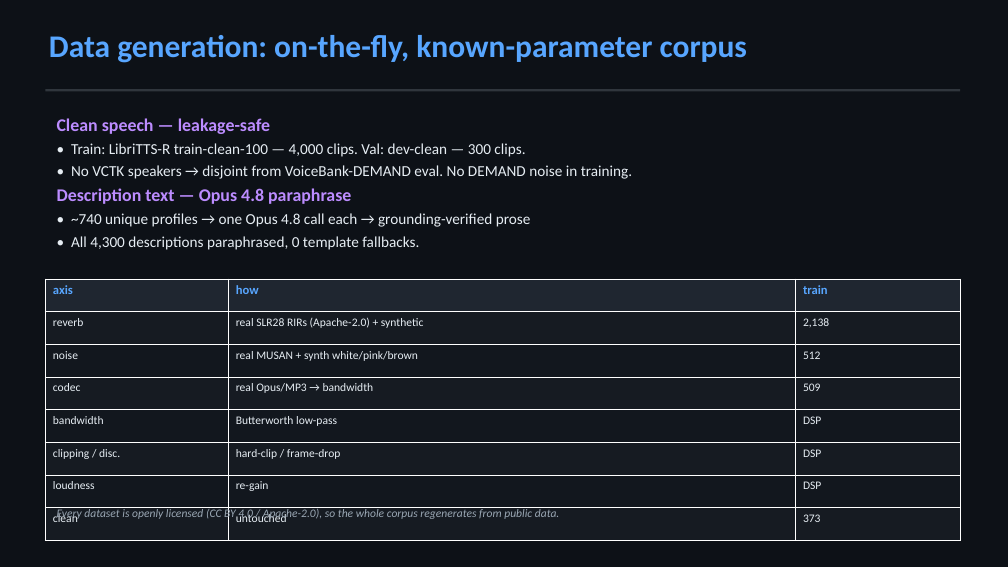
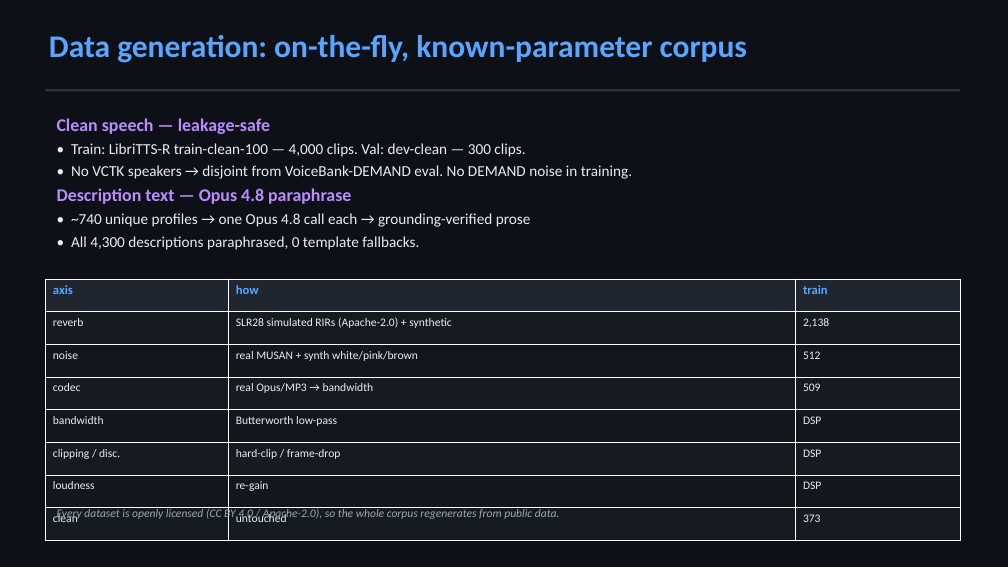
Before and after one commit to LarocheC/llm-sqa, a slide deck: slide 8 of experiments/results/planb_deck.pptx. Drawn at 1008x567 pixels with LibreOffice and Linux fonts; fonts in the diff are those of the drawing. Boxes give left, top, right and bottom in pixels: in the first picture for what was removed or moved away, otherwise in the second. Text is boxed around its words. In the diff, an @@ line names an element or a change of style, - is before the commit and + after.

Commit message:
Correct an overclaim: the "real-reverb" control tested SIMULATED RIRs
The control that decided the reverb question sampled the RIR pool uniformly. SLR28 is
~60,000 simulated (image-method) responses vs ~320 genuinely measured ones, so it drew
only simulated RIRs -- while the code, the docs, the deck and the model card all called
them "real". The claim "open tracks perceived quality ~2x better on real rooms" was
therefore not supported.

Re-run with a filter that keeps only measured responses (RWCP / Aachen AIR / REVERB),
96 clips x 12 RIRs, held out from BOTH models. Scored against PESQ:

    synthetic exp-decay (our generator)          v3 +0.610   open +0.391
    SLR28 simulated (open TRAINED on these)      v3 +0.328   open +0.632
    REAL measured (held out from both)           v3 +0.787   open +0.827

On genuinely measured rooms the two models are close and open leads only modestly
(+0.83 vs +0.79). The large gap is on the simulated RIRs open trained on, so it largely
reflects an in-distribution advantage rather than generalization. v3 is not bad at
reverb on real rooms. Both models do markedly better on real RIRs than on either
synthetic kind.

eval_realreverb.py now filters to measured RIRs by default (is_real_rir) and asserts no
simulated response leaks in. The corpus itself is unaffected: its reverb comes from the
SLR28 *simulated* bank (verified: the training bank is 24/24 simulated), which is also
why the wording "real SLR28 RIRs" is corrected to "simulated" throughout.

FINDINGS, PLAN_B_SUMMARY, README, the deck slide, the figure and the published HF model
card are all corrected.

```diff
--- a/experiments/results/planb_deck.pptx
+++ b/experiments/results/planb_deck.pptx
@@ table at (45,279,960,541) @@
-row 2, column 2: real SLR28 RIRs (Apache-2.0) + synthetic
+row 2, column 2: SLR28 simulated RIRs (Apache-2.0) + synthetic
```
Also in this commit, not shown: 2 other slides changed, 8 other files.
